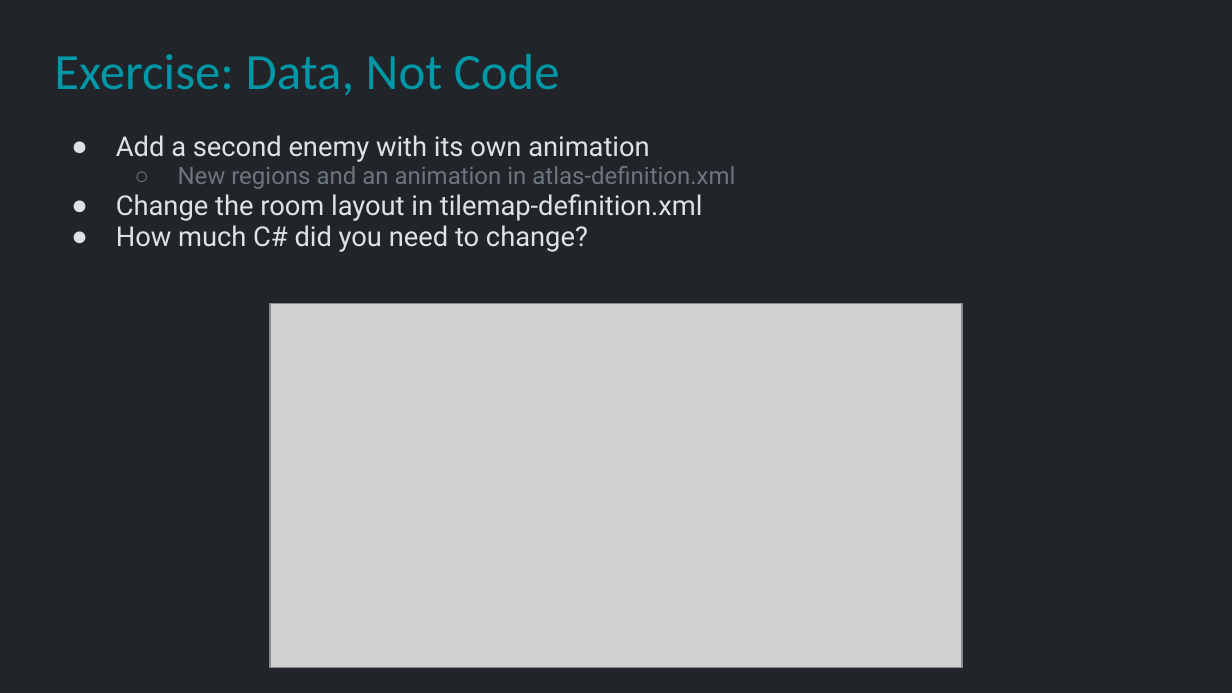
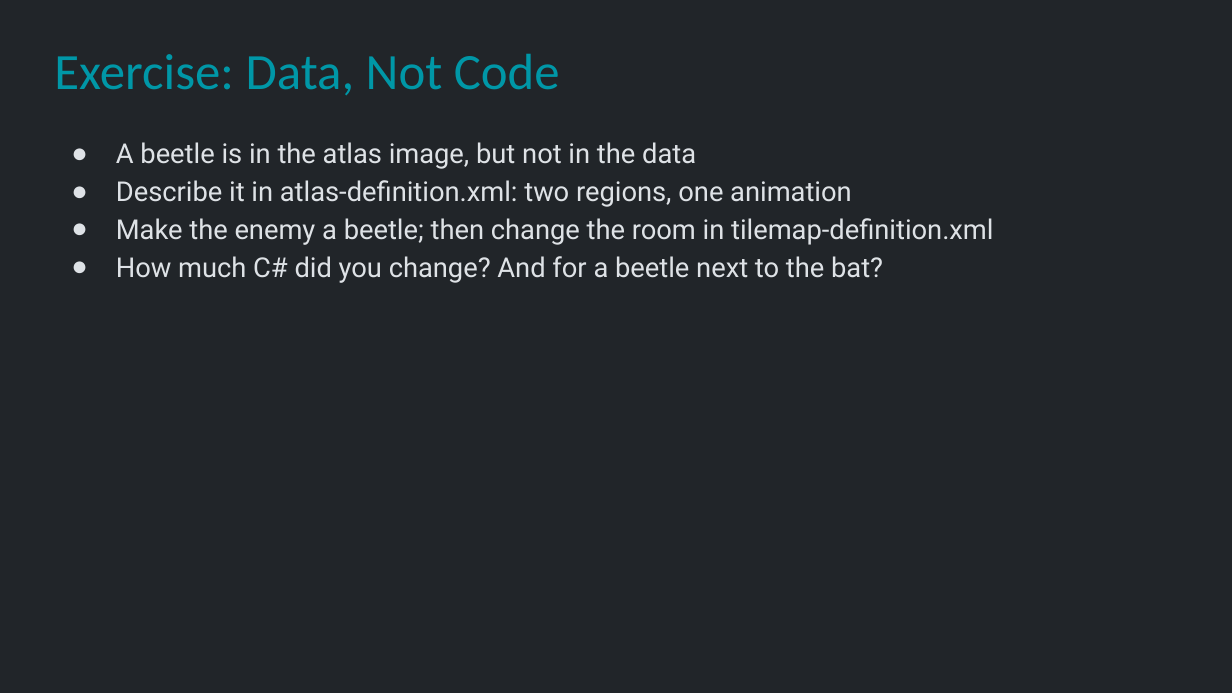
Before and after one commit to Metamate/gar, a slide deck: slide 30 of slides/03 Snake.pptx. Drawn at 1232x693 pixels with LibreOffice and Linux fonts; fonts in the diff are those of the drawing; grey boxes stand for pictures. Boxes give left, top, right and bottom in pixels: in the first picture for what was removed or moved away, otherwise in the second. Text is boxed around its words. In the diff, an @@ line names an element or a change of style, - is before the commit and + after.

```diff
--- a/slides/03 Snake.pptx
+++ b/slides/03 Snake.pptx
@@ text at [116,142,993,283]: text changed @@
-● Add a second enemy with its own animation
-  ○ New regions and an animation in atlas-definition.xml
-● Change the room layout in tilemap-definition.xml
-● How much C# did you need to change?
+● A beetle is in the atlas image, but not in the data
+● Describe it in atlas-definition.xml: two regions, one animation
+● Make the enemy a beetle; then change the room in tilemap-definition.xml
+● How much C# did you change? And for a beetle next to the bat?
@@ picture removed at [270,303,962,668] @@
```
Also in this commit, not shown: 1 other slide changed, 1 other file.
